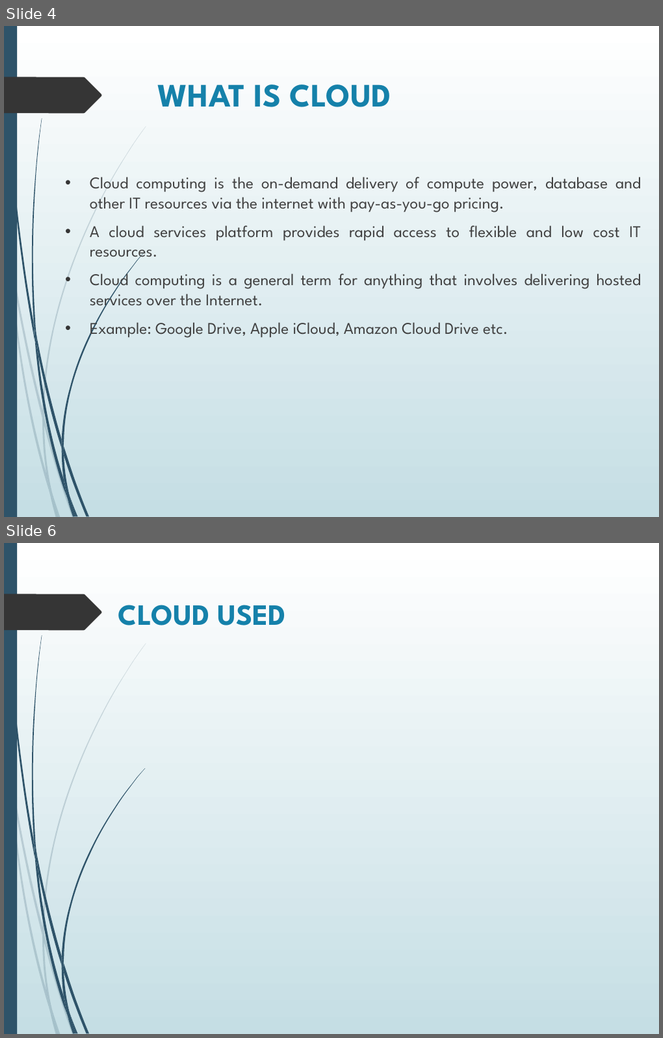
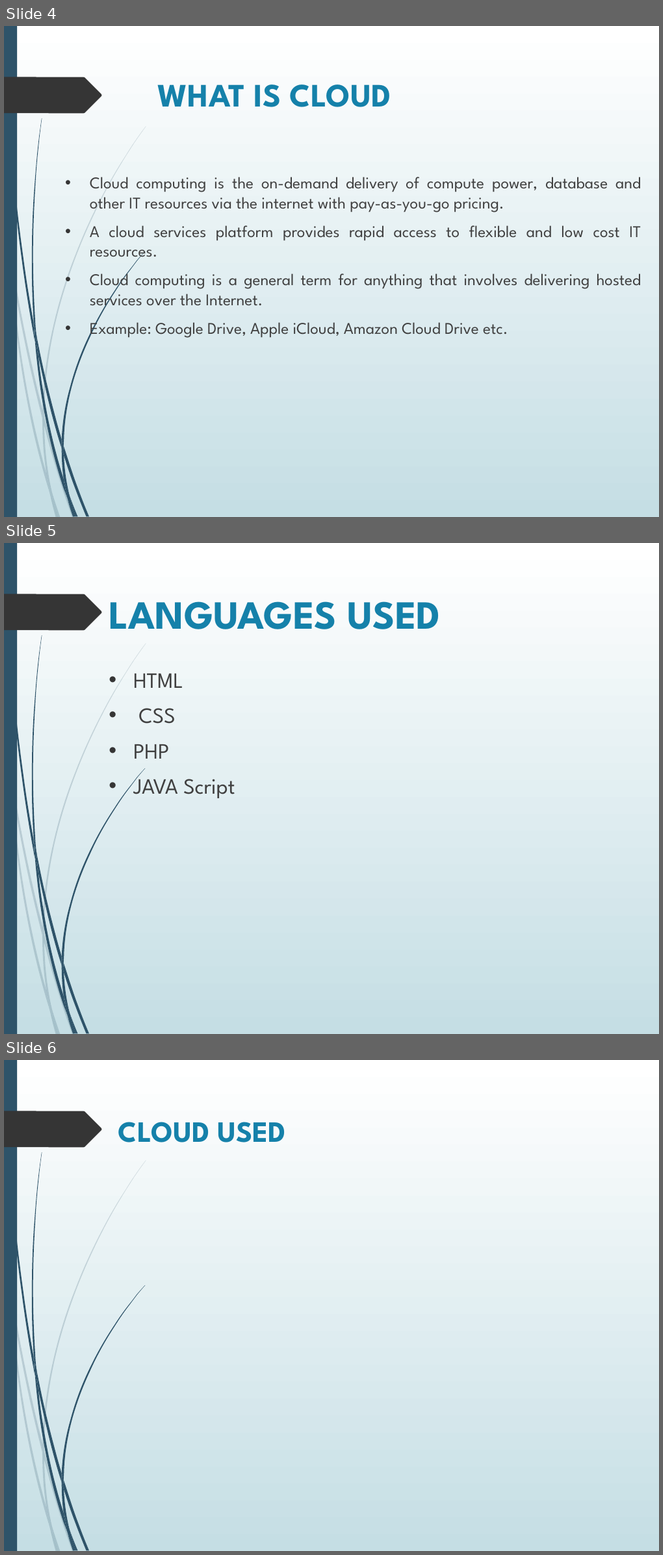
Before and after one commit to aayushi20221/Cloud-Based-Buss-Pass-System, a slide deck: ppt.pptx. Shown one above the other, each under a label of ours: slides 4 and 6 before the commit, slides 4, 5 and 6 after it; the slides between them are not shown. The pictures are 663x1038 and 663x1555 pixels, drawn with LibreOffice and Linux fonts; fonts in the diff are those of the drawing. Boxes give left, top, right and bottom in pixels: in the first picture for what was removed or moved away, otherwise in the second. Text is boxed around its words. In the diff, an @@ line names an element or a change of style, - is before the commit and + after.

```diff
--- a/ppt.pptx
+++ b/ppt.pptx
@@ slide 5 added at (4, 543, 659, 1034), background gradient #FFFFFF to #C5DEE5; not listed: 24 template elements that a slide beside it also shows @@
@@ title added at (109, 601, 441, 629), 44 pt, text #1581AA, bold @@
+LANGUAGES USED
@@ text added at (133, 674, 235, 798), 24 pt, text #404040 @@
+• HTML
+• CSS
+• PHP
+• JAVA Script
```
Also in this commit, not shown: 1 slide changed, 1 slide removed.
